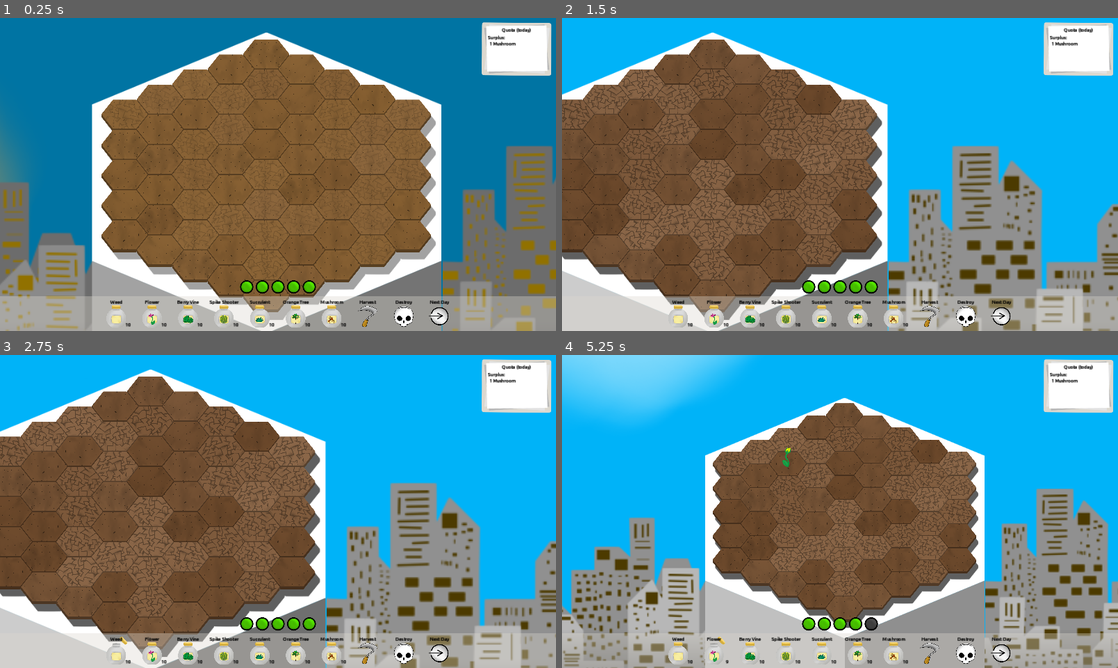
Above: before the commit, frames 1-4 (two rows, left to right).
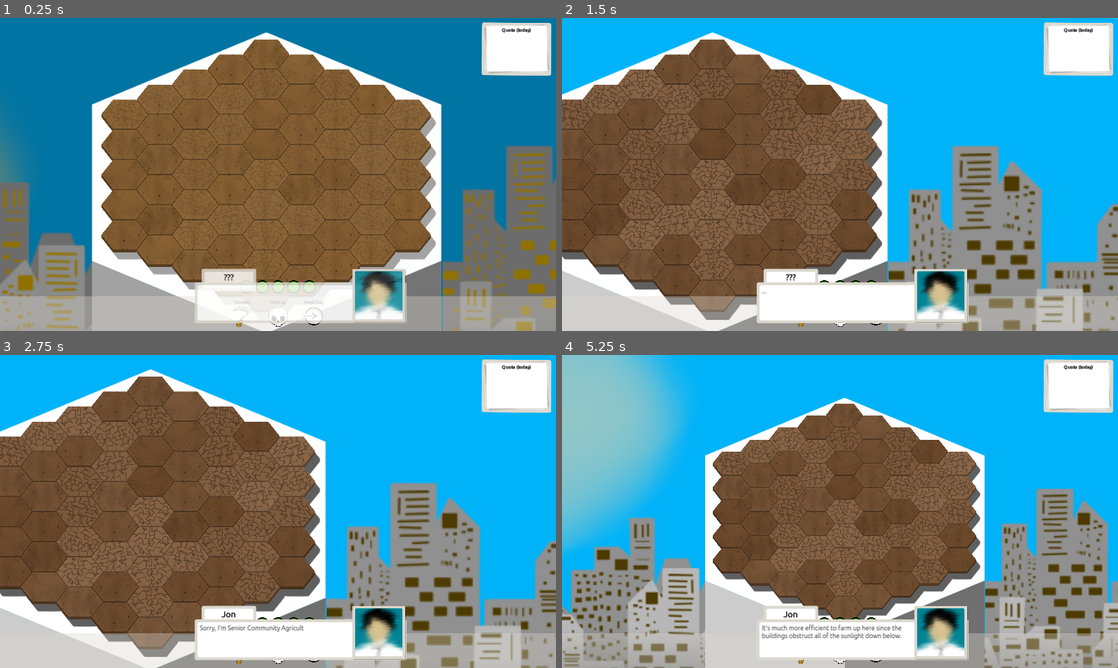
Above: after the commit, the same moments.

Repository: CiaranWoodward/LD54
Game: Godot game, scene res://Level.tscn
The game is run twice, just before and just after one commit, with the same random seed, the same clock (stepped at 60 frames per second) and the same inputs. The engine's default icon, where the game draws it, is replaced by a stand-in: a white triangle on a blue panel in a dark square.
Inputs (mouse positions are in pixels of both pictures, inside the frame that each line leads up to):
- Up to frame 1 (0.25 s): no input
- Up to frame 2 (1.5 s): move the mouse to (962, 158) at 0.52 s; hold Right (ui_right) 0.53-1.25 s; click (962, 158) at 0.6 s; drag from (728, 190) to (812, 237) at 1.27 s
- Up to frame 3 (2.75 s): click (116, 649) at 2.02 s
- Up to frame 4 (5.25 s): move the mouse to (895, 442) at 2.77 s; hold Right (ui_right) 2.78-3.5 s; hold Mouse wheel down (zoom_in) 2.78-3.5 s; click (895, 442) at 3.05 s; tap Enter at 3.5 s; drag from (812, 574) to (673, 464) at 3.52 s; move the mouse to (1006, 558) at 4.27 s; hold Left (ui_left) 4.28-5 s; click (1006, 558) at 4.35 s; drag from (673, 464) to (756, 433) at 5.02 s

The runs differ from the first frame. In frame 1, 5.9% of the frame differs, in the area x 19-93%, y 5-99%; in frame 2, 6.5%; in frame 3, 6.5%; in frame 4, 19%, in the area x 0-93%, y 0-99%.

Commit message:
Fix dialogue

Diff:
--- a/Level.tscn
+++ b/Level.tscn
@@ -344,7 +344,6 @@
 
 [node name="Level" type="Node2D"]
 script = ExtResource("1_k876p")
-developer_mode = true
 
 [node name="Sky" type="TextureRect" parent="."]
 self_modulate = Color(0, 0.109804, 0.168627, 1)
--- a/Plants/Mushroom.tscn
+++ b/Plants/Mushroom.tscn
@@ -96,7 +96,7 @@
 }
 
 [node name="Mushroom" type="Node2D"]
-scale = Vector2(-1.36288, 1.56842)
+scale = Vector2(-1.42547, 1.64044)
 script = ExtResource("1_3e0xn")
 spread_percent_fertile = 2
 spread_percent_infertile = 1
@@ -124,6 +124,7 @@
 position = Vector2(-22, 74)
 
 [node name="IndiMush6" parent="Cluster" instance=ExtResource("2_wvmaw")]
+visible = false
 position = Vector2(60, 54)
 
 [node name="AnimationPlayer" type="AnimationPlayer" parent="."]
--- a/UI/Conversations/Dialogue.gd
+++ b/UI/Conversations/Dialogue.gd
@@ -19,22 +19,22 @@
 	if Input.is_action_just_pressed("convo_next"):
 		if is_instance_valid(_character_tween):
 			_character_tween.stop()
-			$NinePatchRect/Text.visible_ratio = 1.0
+			$Speech/Text.visible_ratio = 1.0
 			_character_tween.finished.emit() # Sneaky...
 		else:
 			_dialogue_next.emit()
 
 func _show_picture(name_ : String):
-	for child in $NinePatchRect/Pictures.get_children():
-		child.visible = child.name == name_
+	for child in $Speech/Pictures/Frame.get_children():
+		child.visible = (child.name == name_)
 
 ## Run a conversation to completion
 func run_conversation(convo : Conversation):
 	dialogue_started.emit()
 	# Set up
 	_show_picture(convo.dialogue_pages[0].get("image", ""))
-	$NinePatchRect/Name.text = convo.dialogue_pages[0].get("name", "")
-	$NinePatchRect/Text.text = ""
+	$Name/Name.text = convo.dialogue_pages[0].get("name", "")
+	$Speech/Text.text = ""
 
 	# Fade in
 	var fade_tween = create_tween()
@@ -82,12 +82,12 @@
 			if !page["when"].call():
 				continue
 		_show_picture(image)
-		$NinePatchRect/Name.text = name
-		$NinePatchRect/Text.text = page["text"]
-		$NinePatchRect/Text.visible_characters = 0
+		$Name/Name.text = name
+		$Speech/Text.text = page["text"]
+		$Speech/Text.visible_characters = 0
 		_character_tween = create_tween()
-		var num_characters = $NinePatchRect/Text.get_total_character_count()
-		_character_tween.tween_property($NinePatchRect/Text, "visible_characters", num_characters, num_characters / characters_per_second)
+		var num_characters = $Speech/Text.get_total_character_count()
+		_character_tween.tween_property($Speech/Text, "visible_characters", num_characters, num_characters / characters_per_second)
 		await _character_tween.finished
 		_character_tween = null
 		if page.has("callback"):
--- a/UI/Conversations/Dialogue.tscn
+++ b/UI/Conversations/Dialogue.tscn
@@ -106,17 +106,17 @@
 grow_horizontal = 0
 grow_vertical = 2
 
+[node name="Shadow" type="Sprite2D" parent="Speech/Pictures"]
+self_modulate = Color(0, 0, 0, 0.262745)
+show_behind_parent = true
+position = Vector2(-16, -23)
+scale = Vector2(0.4575, 0.4575)
+texture = ExtResource("5_obxux")
+
 [node name="Frame" type="Sprite2D" parent="Speech/Pictures"]
 self_modulate = Color(0.859375, 0.84375, 0.808594, 1)
 position = Vector2(-19, -26)
 scale = Vector2(0.4575, 0.4575)
-texture = ExtResource("5_obxux")
-
-[node name="Shadow" type="Sprite2D" parent="Speech/Pictures/Frame"]
-self_modulate = Color(0, 0, 0, 0.262745)
-show_behind_parent = true
-position = Vector2(6.55737, 6.55737)
-scale = Vector2(1, 1)
 texture = ExtResource("5_obxux")
 
 [node name="Scary" type="Sprite2D" parent="Speech/Pictures/Frame"]
@@ -124,7 +124,7 @@
 scale = Vector2(0.98, 0.98)
 texture = ExtResource("6_7dhnj")
 
-[node name="Godot" type="Sprite2D" parent="Speech/Pictures/Frame"]
+[node name="Dev" type="Sprite2D" parent="Speech/Pictures/Frame"]
 show_behind_parent = true
 scale = Vector2(0.98, 0.98)
 texture = ExtResource("7_vgyx2")
@@ -134,7 +134,7 @@
 scale = Vector2(0.98, 0.98)
 texture = ExtResource("8_1ybxk")
 
-[node name="Jon" type="Sprite2D" parent="Speech/Pictures/Frame"]
+[node name="Officer" type="Sprite2D" parent="Speech/Pictures/Frame"]
 show_behind_parent = true
 scale = Vector2(0.98, 0.98)
 texture = ExtResource("9_63kng")
Not shown: 1 places in Plants/Mushroom.tscn that only renumber resources
